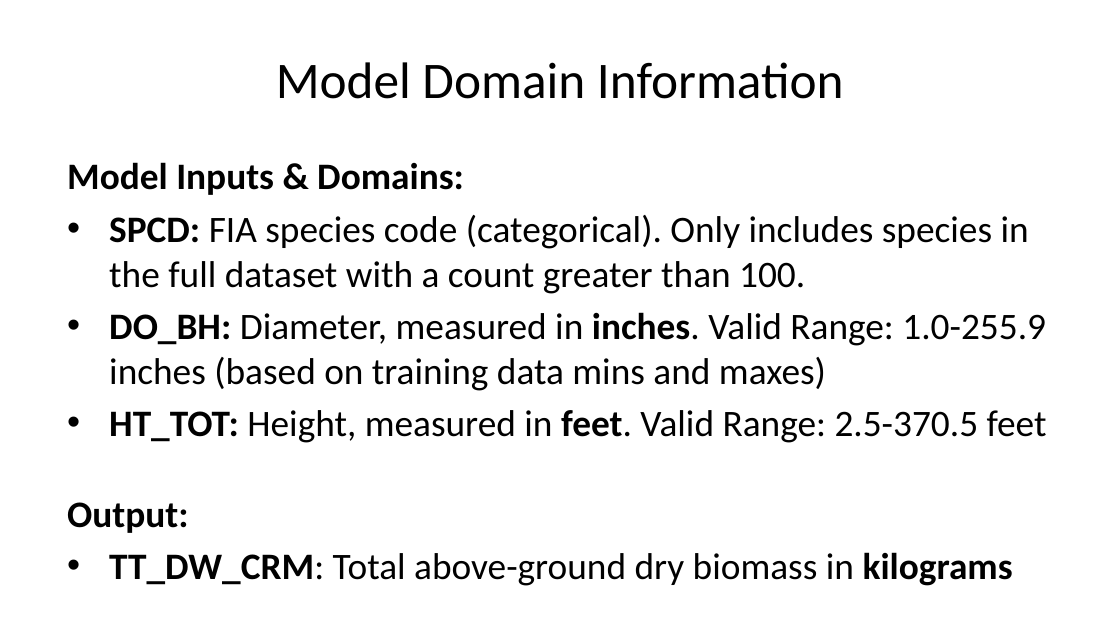
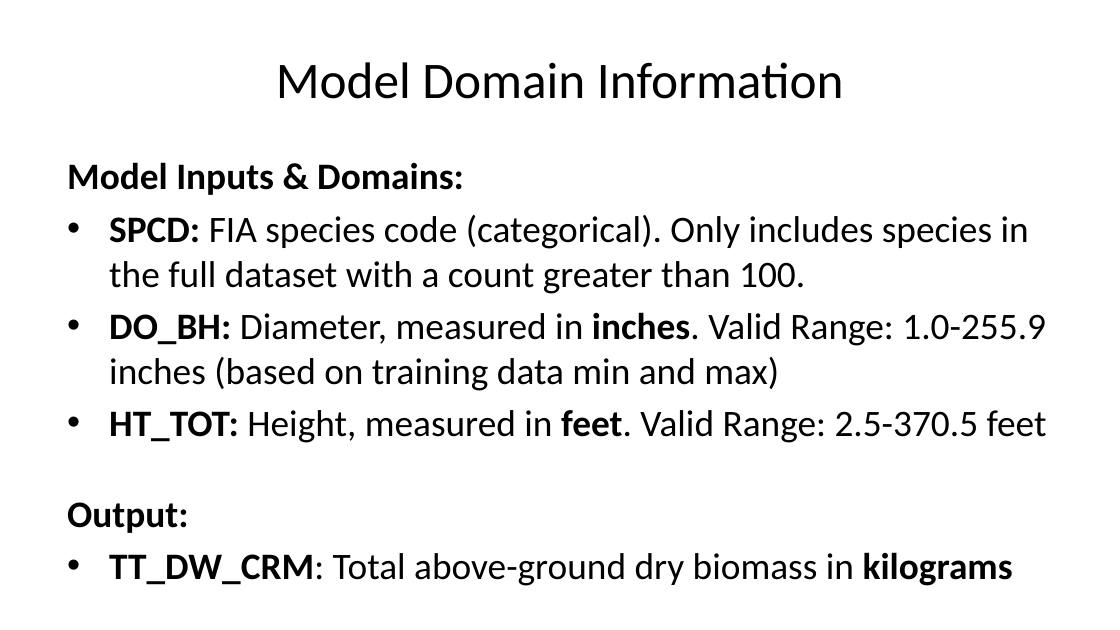
Before and after one commit to deancallahan25/Redwood-Analytics-Portfolio, a slide deck: slide 10 of Project-3/individual-models/data/presentation.pptx (slide 9 before the commit). Drawn at 1120x630 pixels with LibreOffice and Linux fonts; fonts in the diff are those of the drawing. Boxes give left, top, right and bottom in pixels: in the first picture for what was removed or moved away, otherwise in the second. Text is boxed around its words. In the diff, an @@ line names an element or a change of style, - is before the commit and + after.

```diff
--- a/Project-3/individual-models/data/presentation.pptx
+++ b/Project-3/individual-models/data/presentation.pptx
@@ text at <box>109,312,1046,391</box>: text changed @@
-• DO_BH: Diameter, measured in inches. Valid Range: 1.0-255.9 inches (based on training data mins and maxes)
+• DO_BH: Diameter, measured in inches. Valid Range: 1.0-255.9 inches (based on training data min and max)
```
Also in this commit, not shown: 1 other slide changed, 2 slides added, 1 slide removed, 1 other file.
